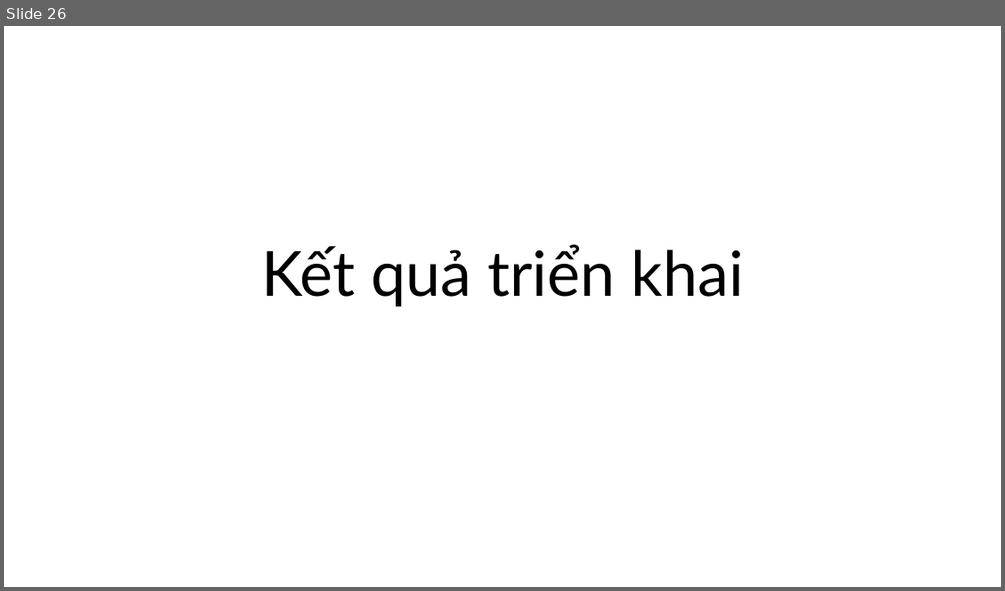
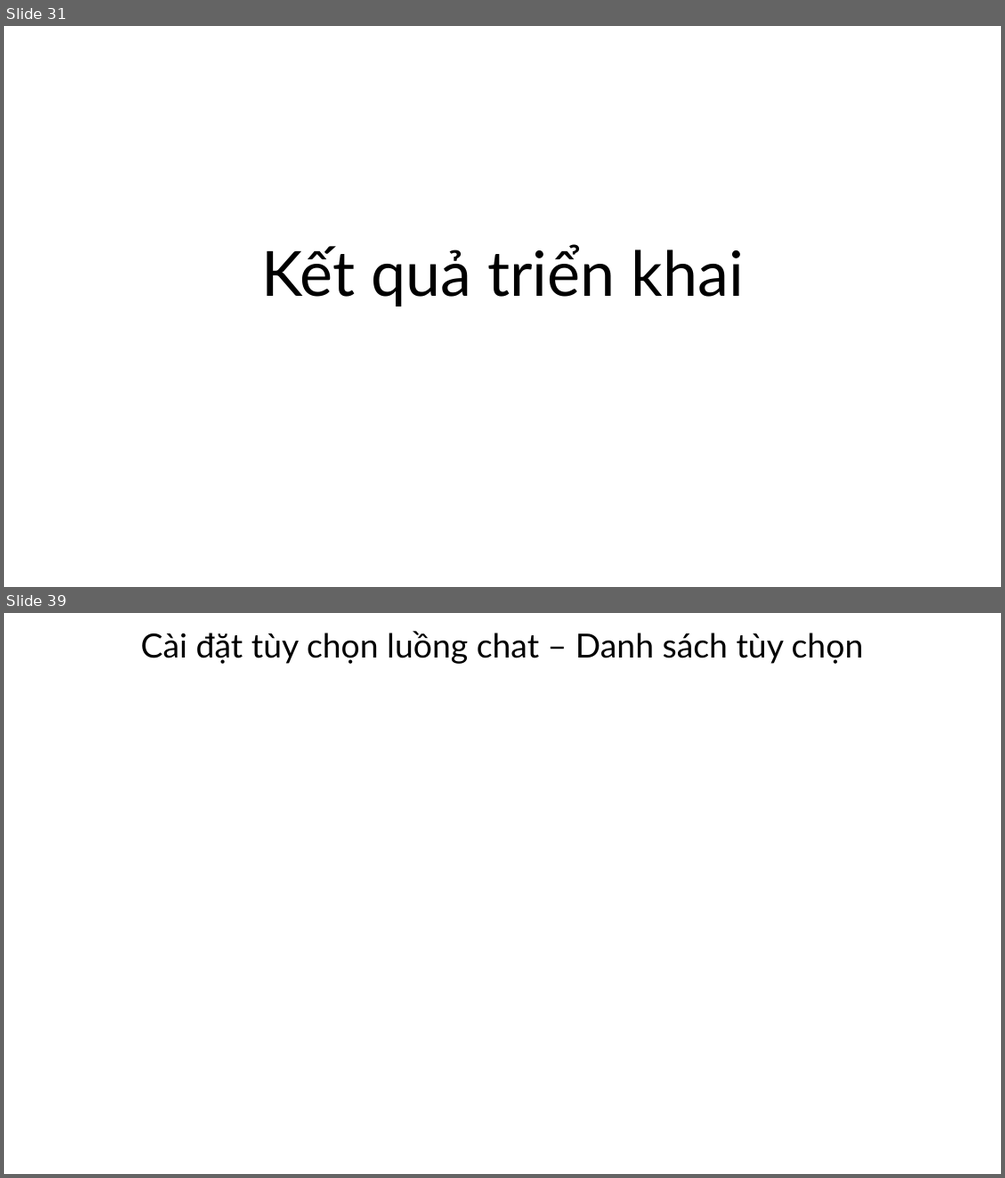
Before and after one commit to ngovanuc/Vietnamese_History_Chatbot, a slide deck: documents/slide bao cao.pptx. Shown one above the other, each under a label of ours: slide 26 before the commit, slides 31 and 39 after it; the slides between them are not shown. The pictures are 1005x591 and 1005x1178 pixels, drawn with LibreOffice and Linux fonts; fonts in the diff are those of the drawing. Boxes give left, top, right and bottom in pixels: in the first picture for what was removed or moved away, otherwise in the second. Text is boxed around its words. In the diff, an @@ line names an element or a change of style, - is before the commit and + after.

```diff
--- a/documents/slide bao cao.pptx
+++ b/documents/slide bao cao.pptx
@@ slide 39 added at bbox=[4, 613, 1001, 1174], background #FFFFFF @@
@@ title added at bbox=[141, 631, 864, 664], 32 pt, text #000000 @@
+Cài đặt tùy chọn luồng chat – Danh sách tùy chọn
@@ what was slide 26 is now slide 31 @@
```
Also in this commit, not shown: 12 slides changed, 19 other slides added.
